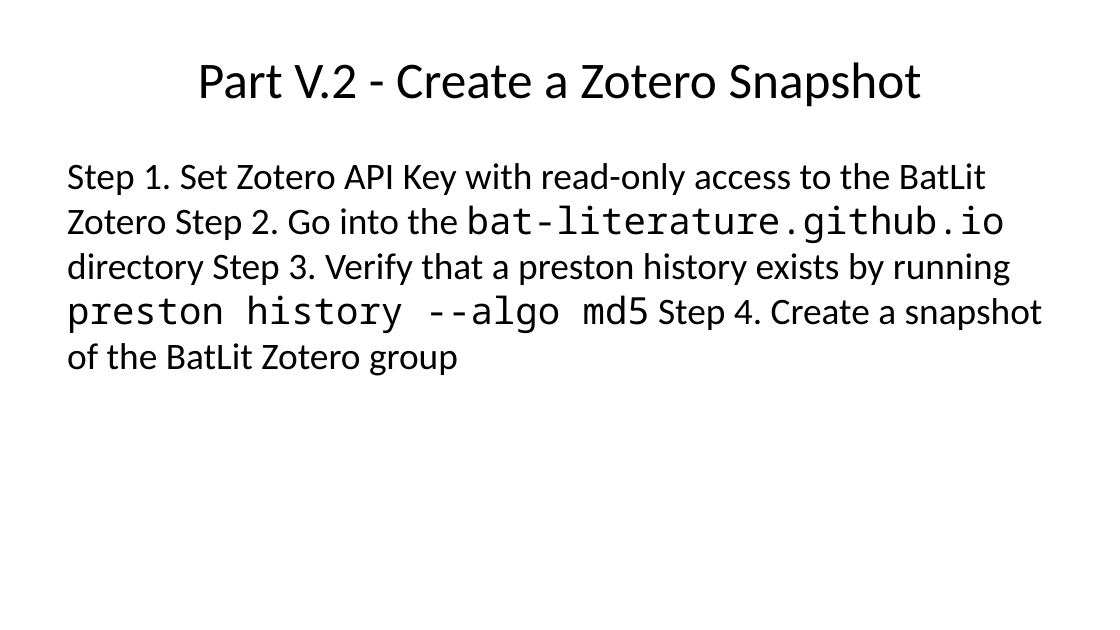
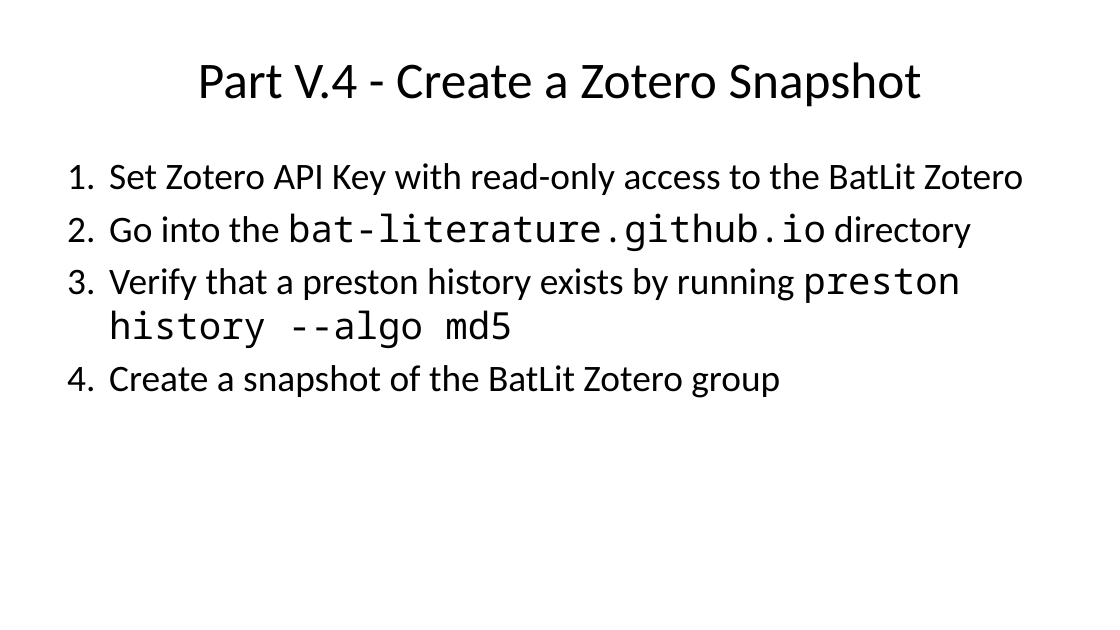
Before and after one commit to bat-literature/bat-literature.github.io, a slide deck: slide 43 of workshop.pptx. Drawn at 1120x630 pixels with LibreOffice and Linux fonts; fonts in the diff are those of the drawing. Boxes give left, top, right and bottom in pixels: in the first picture for what was removed or moved away, otherwise in the second. Text is boxed around its words. In the diff, an @@ line names an element or a change of style, - is before the commit and + after.

```diff
--- a/workshop.pptx
+++ b/workshop.pptx
@@ title at (198, 62, 922, 107): text changed @@
-Part V.2 - Create a Zotero Snapshot
+Part V.4 - Create a Zotero Snapshot
@@ text at (109, 163, 1023, 398): text changed @@
-Step 1. Set Zotero API Key with read-only access to the BatLit Zotero Step 2. Go into the bat-literature.github.io directory Step 3. Verify that a preston history exists by running preston history --algo md5 Step 4. Create a snapshot of the BatLit Zotero group
+1. Set Zotero API Key with read-only access to the BatLit Zotero
+2. Go into the bat-literature.github.io directory
+3. Verify that a preston history exists by running preston history --algo md5
+4. Create a snapshot of the BatLit Zotero group
```
Also in this commit, not shown: 17 other slides changed, 3 other files.
